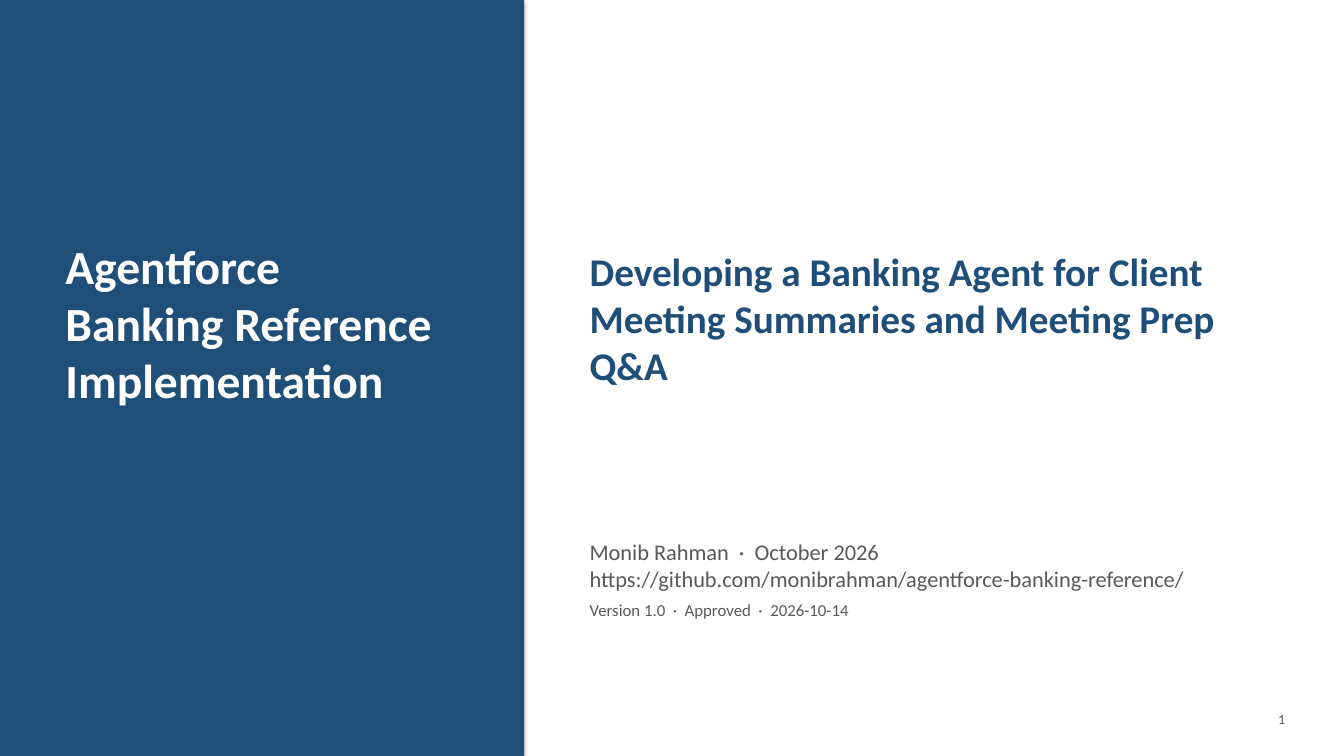
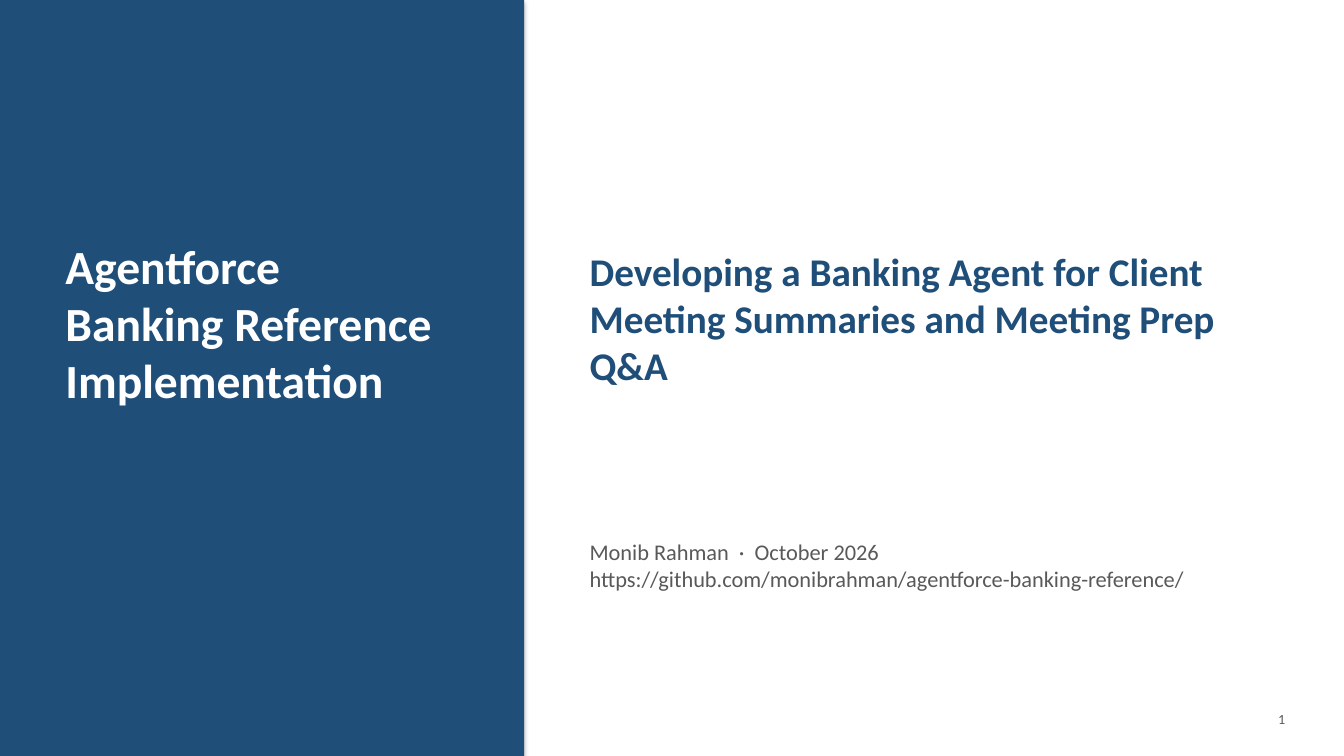
Before and after one commit to monibrahman/agentforce-banking-reference, a slide deck: slide 1 of docs/Panel_Overview.pptx. Drawn at 1344x756 pixels with LibreOffice and Linux fonts; fonts in the diff are those of the drawing. Boxes give left, top, right and bottom in pixels: in the first picture for what was removed or moved away, otherwise in the second. Text is boxed around its words. In the diff, an @@ line names an element or a change of style, - is before the commit and + after.

```diff
--- a/docs/Panel_Overview.pptx
+++ b/docs/Panel_Overview.pptx
@@ text removed at (x1=590, y1=604, x2=848, y2=619) @@
-Version 1.0 · Approved · 2026-10-14
```
Also in this commit, not shown: 2 other slides changed, 1 slide added.
